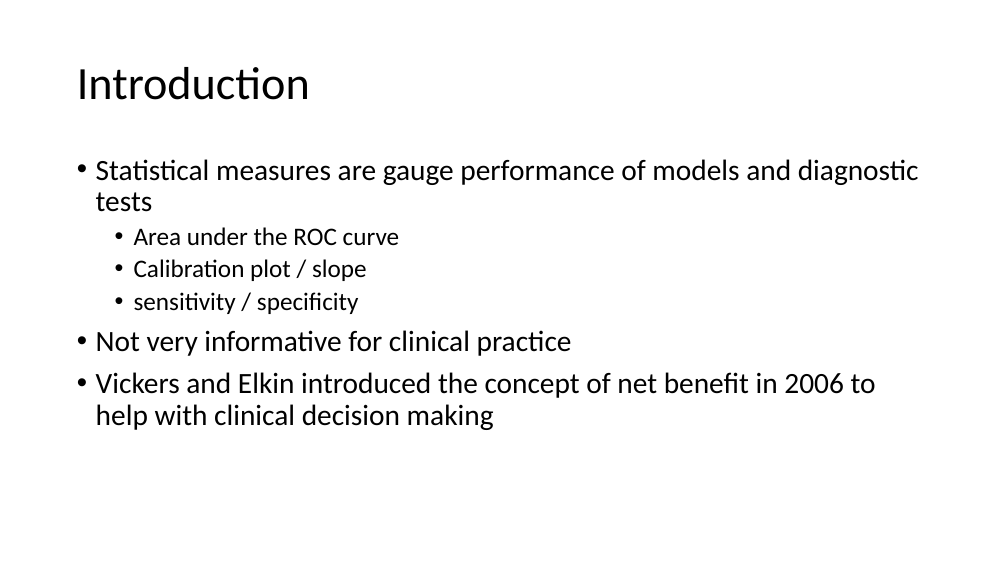
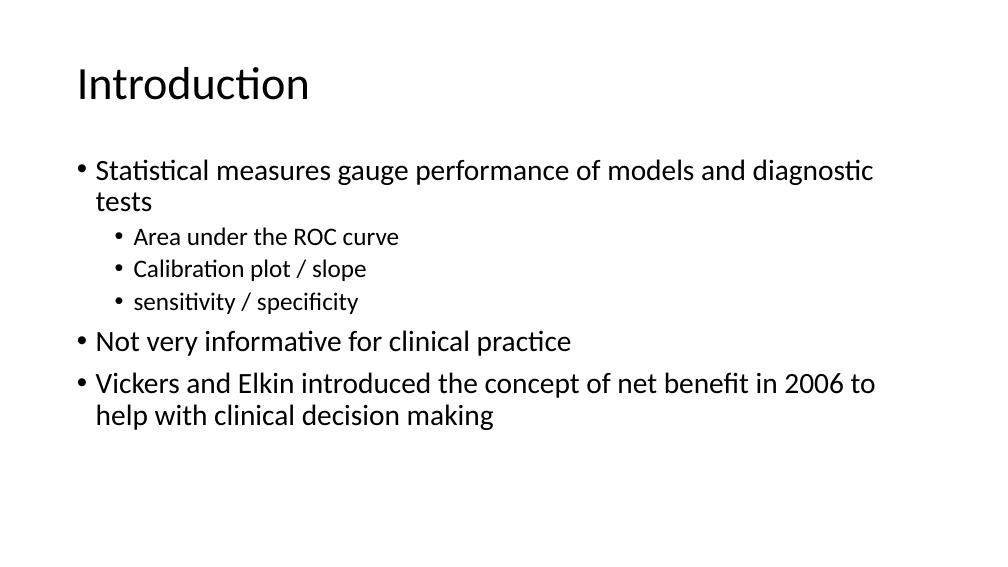
Before and after one commit to lxutree/cart, a slide deck: slide 2 of net benefit/Net Benefit.pptx. Drawn at 1008x567 pixels with LibreOffice and Linux fonts; fonts in the diff are those of the drawing. Boxes give left, top, right and bottom in pixels: in the first picture for what was removed or moved away, otherwise in the second. Text is boxed around its words. In the diff, an @@ line names an element or a change of style, - is before the commit and + after.

```diff
--- a/net benefit/Net Benefit.pptx
+++ b/net benefit/Net Benefit.pptx
@@ text at (96,159,874,212): text changed @@
-• Statistical measures are gauge performance of models and diagnostic tests
+• Statistical measures gauge performance of models and diagnostic tests
```
Also in this commit, not shown: 10 other files.
